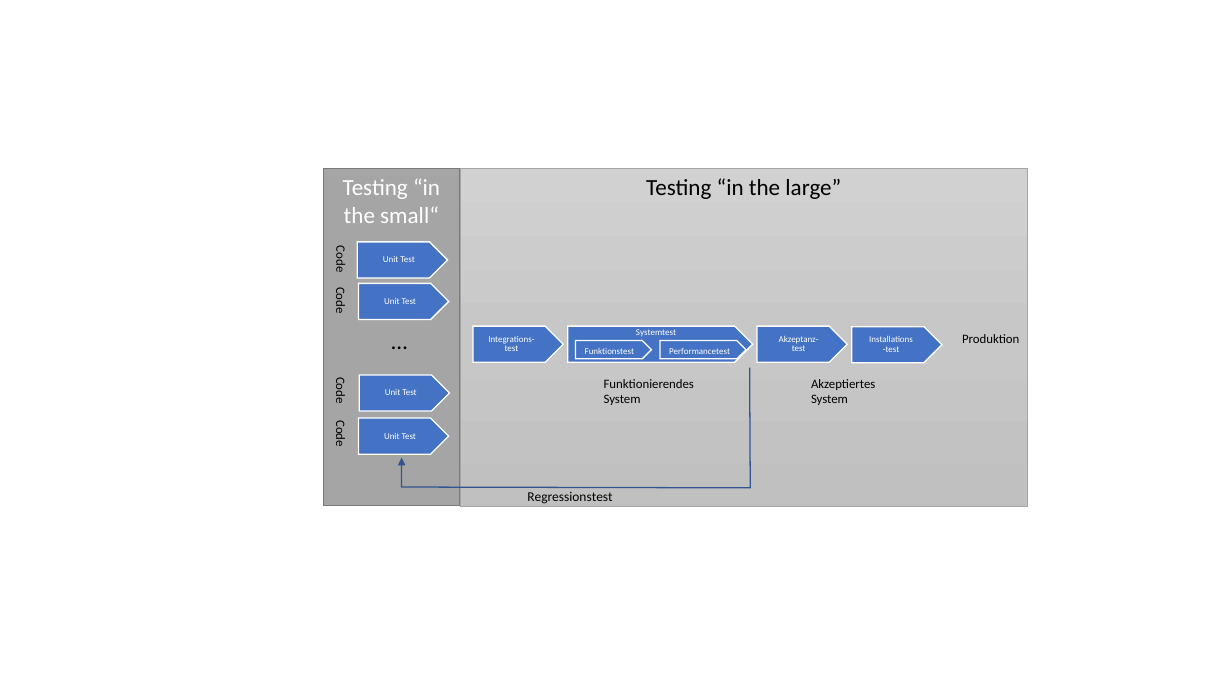
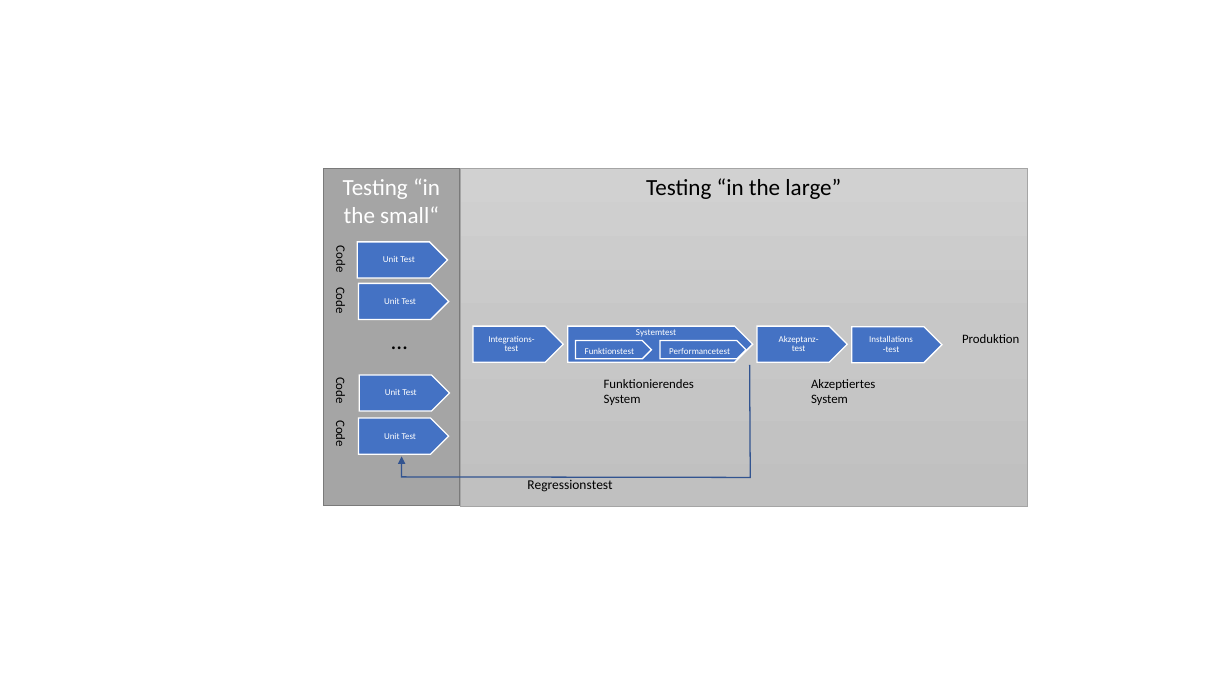
Before and after one commit to unibas-marcelluethi/software-engineering, a slide deck: slide 65 of docs/slides/drawings/graphics.pptx. Drawn at 1232x693 pixels with LibreOffice and Linux fonts; fonts in the diff are those of the drawing. Boxes give left, top, right and bottom in pixels: in the first picture for what was removed or moved away, otherwise in the second. Text is boxed around its words. In the diff, an @@ line names an element or a change of style, - is before the commit and + after.

```diff
--- a/docs/slides/drawings/graphics.pptx
+++ b/docs/slides/drawings/graphics.pptx
@@ freeform shape: place and size @@
-freeform shape at [402,368,750,488]
+freeform shape at [402,365,750,478]
@@ text "Regressionstest": place and size @@
-text "Regressionstest" at [527,492,612,504]
+text "Regressionstest" at [527,480,612,492]
```
Also in this commit, not shown: 1 other slide changed, 1 slide added, 1 slide removed, 11 other files.
